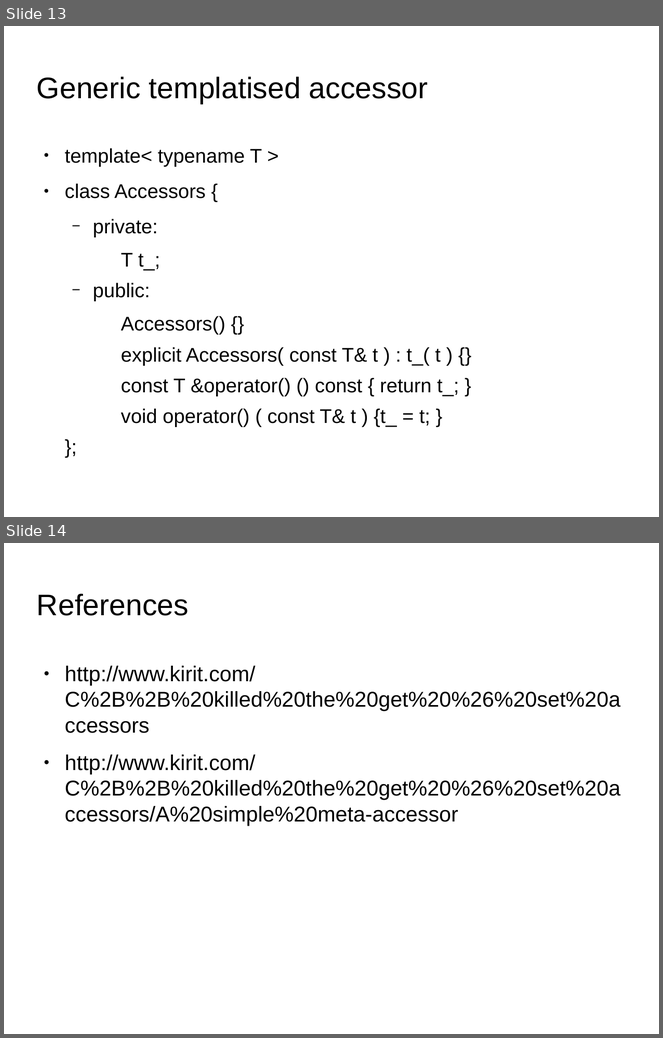
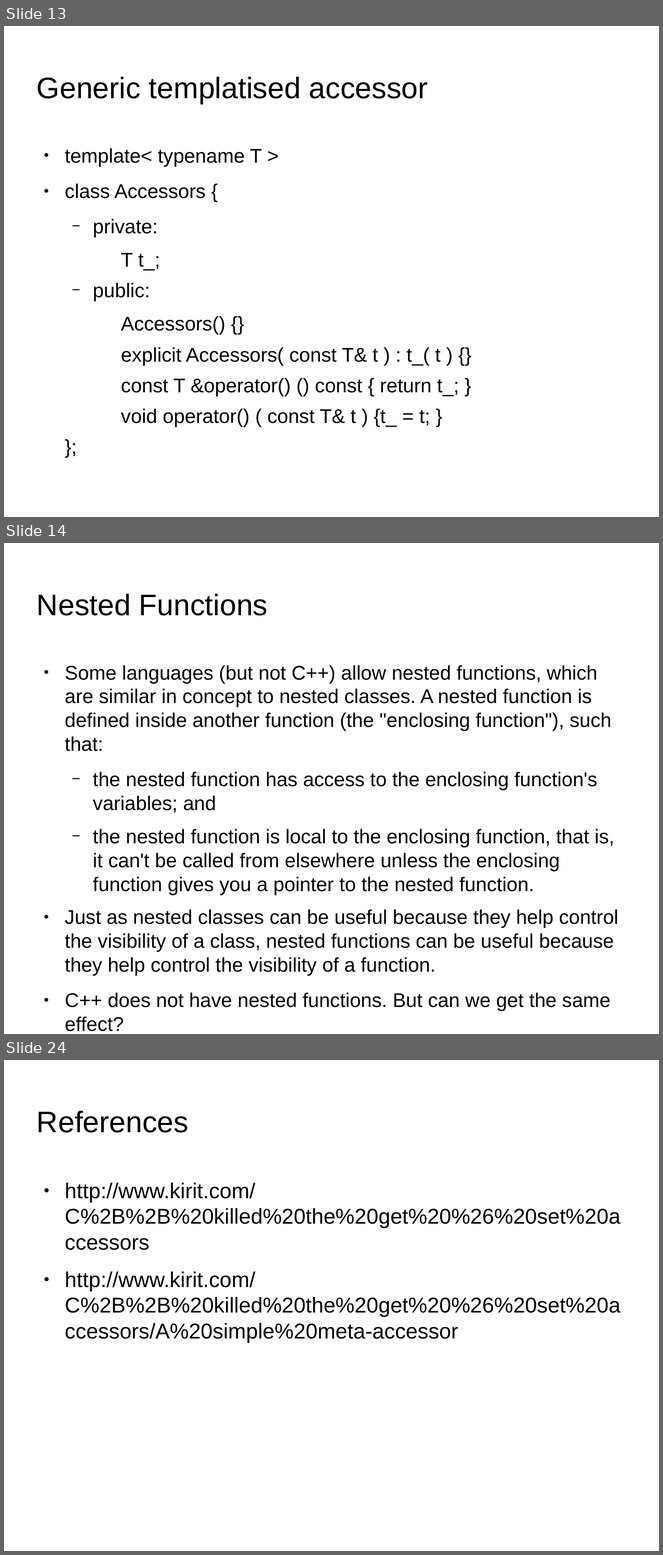
Before and after one commit to kks32/cpp-software-development, a slide deck: Ex15_Functors/Ex15_Functors.odp. Shown one above the other, each under a label of ours: slides 13 and 14 before the commit, slides 13, 14 and 24 after it; the slides between them are not shown. The pictures are 663x1038 and 663x1555 pixels, drawn with LibreOffice and Linux fonts; fonts in the diff are those of the drawing; background and template pictures are left out. Boxes give left, top, right and bottom in pixels: in the first picture for what was removed or moved away, otherwise in the second. Text is boxed around its words. In the diff, an @@ line names an element or a change of style, - is before the commit and + after.

Commit message:
Ex15 functors, std::functions

```diff
--- a/Ex15_Functors/Ex15_Functors.odp
+++ b/Ex15_Functors/Ex15_Functors.odp
@@ slide 14 added at (4,543,659,1034), background picture (left out) @@
@@ title added at (37,593,268,616), 36 pt, text #000000 @@
+Nested Functions
@@ text added at (65,665,619,1012), 24.1 pt, text #000000 @@
+● Some languages (but not C++) allow nested functions, which are similar in concept to nested classes. A nested function is defined inside another function (the "enclosing function"), such that:
+  − the nested function has access to the enclosing function's variables; and
+  − the nested function is local to the enclosing function, that is, it can't be called from elsewhere unless the enclosing function gives you a pointer to the nested function.
+● Just as nested classes can be useful because they help control the visibility of a class, nested functions can be useful because they help control the visibility of a function.
+● C++ does not have nested functions. But can we get the same effect?
@@ what was slide 14 is now slide 24 @@
```
Also in this commit, not shown: 9 other slides added, 2 other files.
